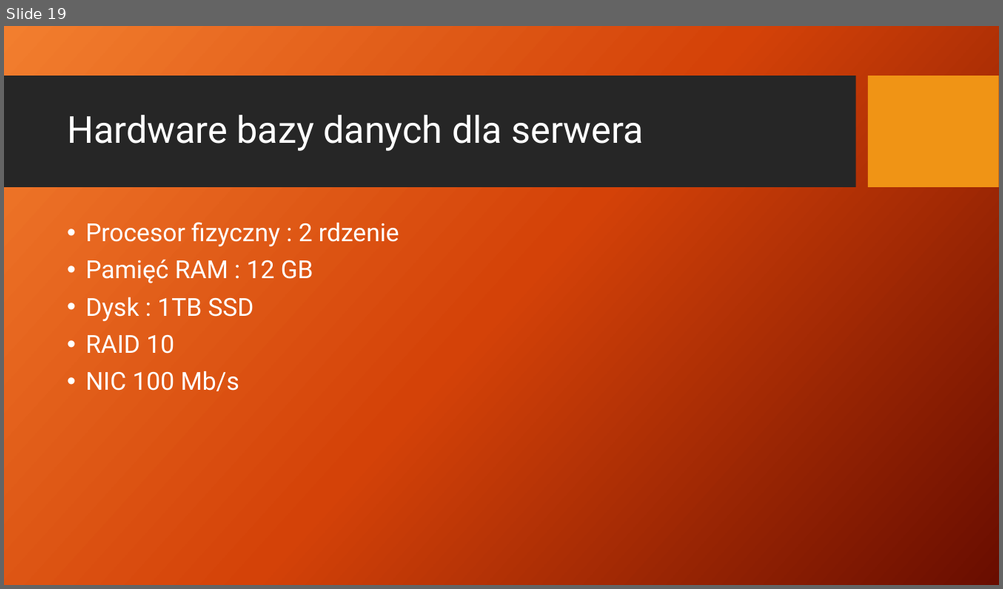
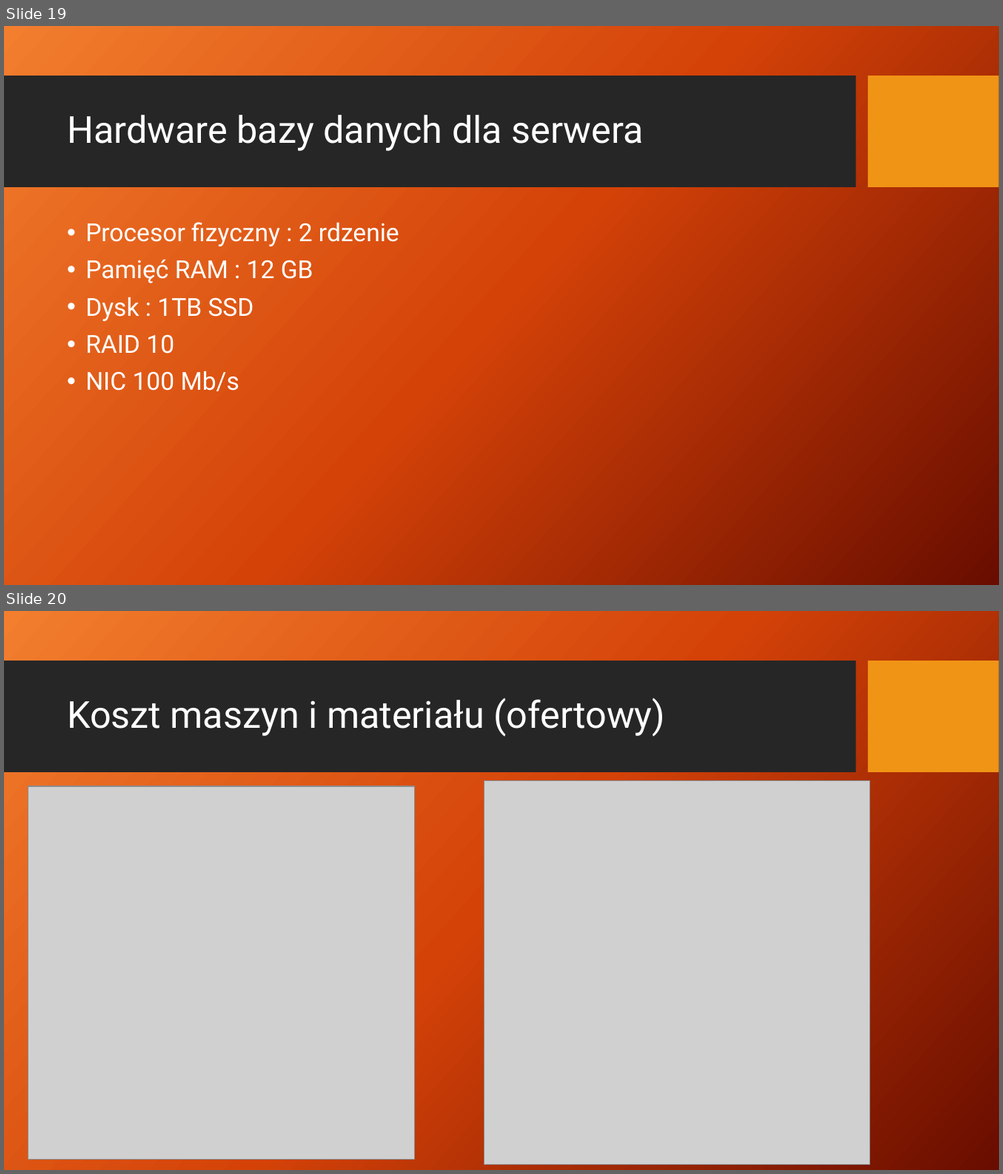
Before and after one commit to rudnickirobert/KWZP2021, a slide deck: Prezentacja.pptx. Shown one above the other, each under a label of ours: slide 19 before the commit, slides 19 and 20 after it. The pictures are 1003x589 and 1003x1174 pixels, drawn with LibreOffice and Linux fonts; fonts in the diff are those of the drawing; grey boxes stand for pictures; background and template pictures are left out. Boxes give left, top, right and bottom in pixels: in the first picture for what was removed or moved away, otherwise in the second. Text is boxed around its words. In the diff, an @@ line names an element or a change of style, - is before the commit and + after.

```diff
--- a/Prezentacja.pptx
+++ b/Prezentacja.pptx
@@ slide 20 added at box(4, 611, 999, 1170), background picture (left out); not listed: 2 template elements that a slide beside it also shows @@
@@ title added at box(67, 698, 665, 737), 36 pt, text #FFFFFF @@
+Koszt maszyn i materiału (ofertowy)
@@ picture added at box(28, 786, 414, 1160) @@
@@ picture added at box(484, 781, 870, 1165) @@
```
Also in this commit, not shown: 3 other slides added.
